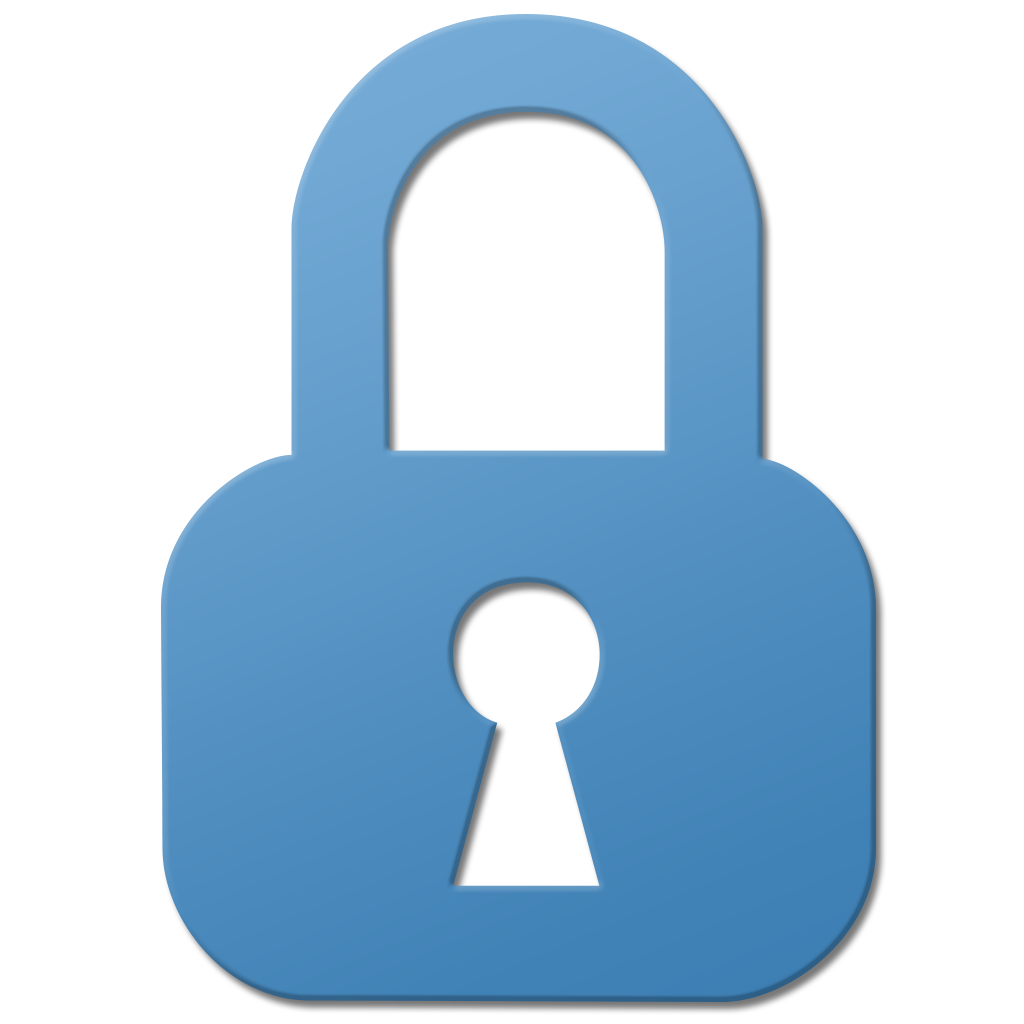
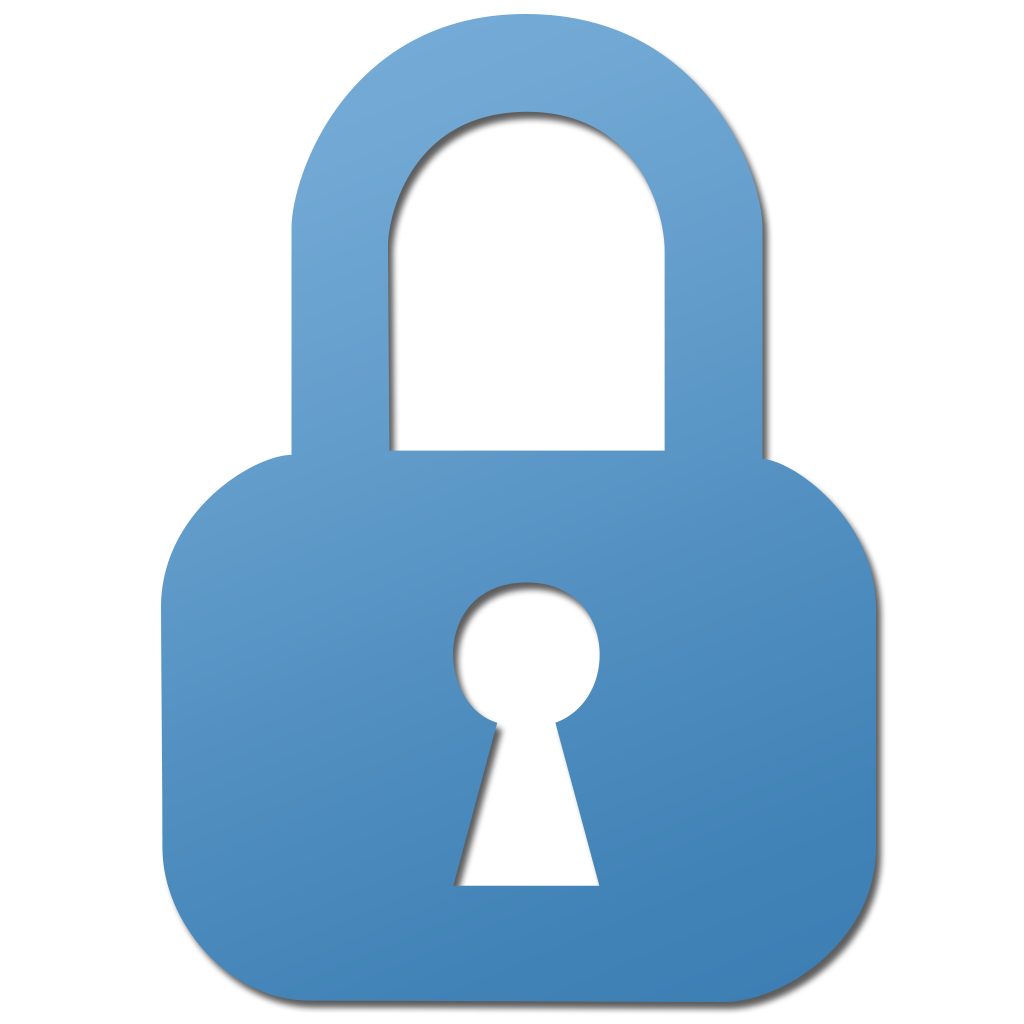
Layered file, before and after one edit (w=1024, h=1024). Changes by layer:
painted on "Shape 1" over [161, 14, 885, 1013]
